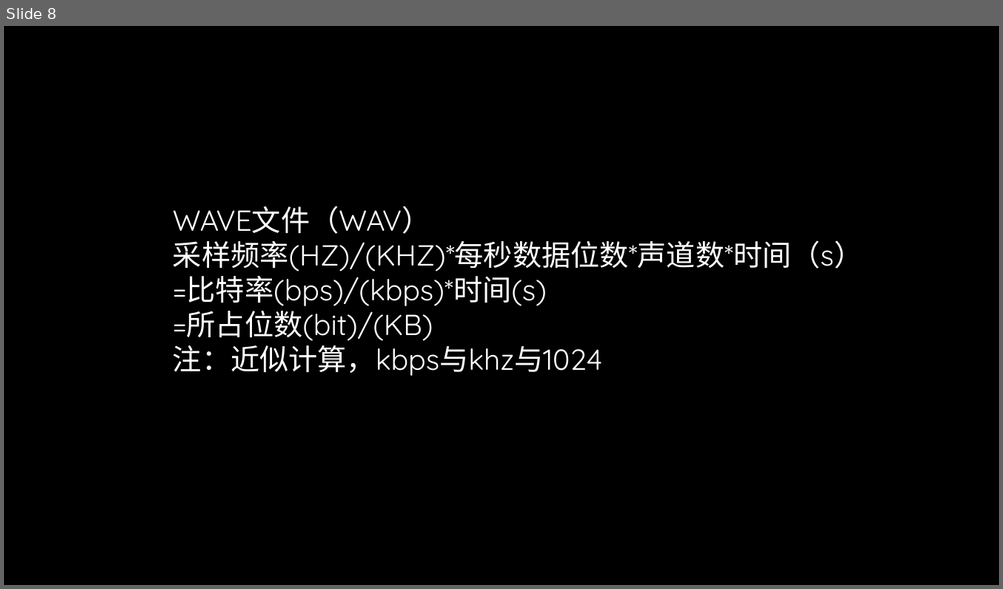
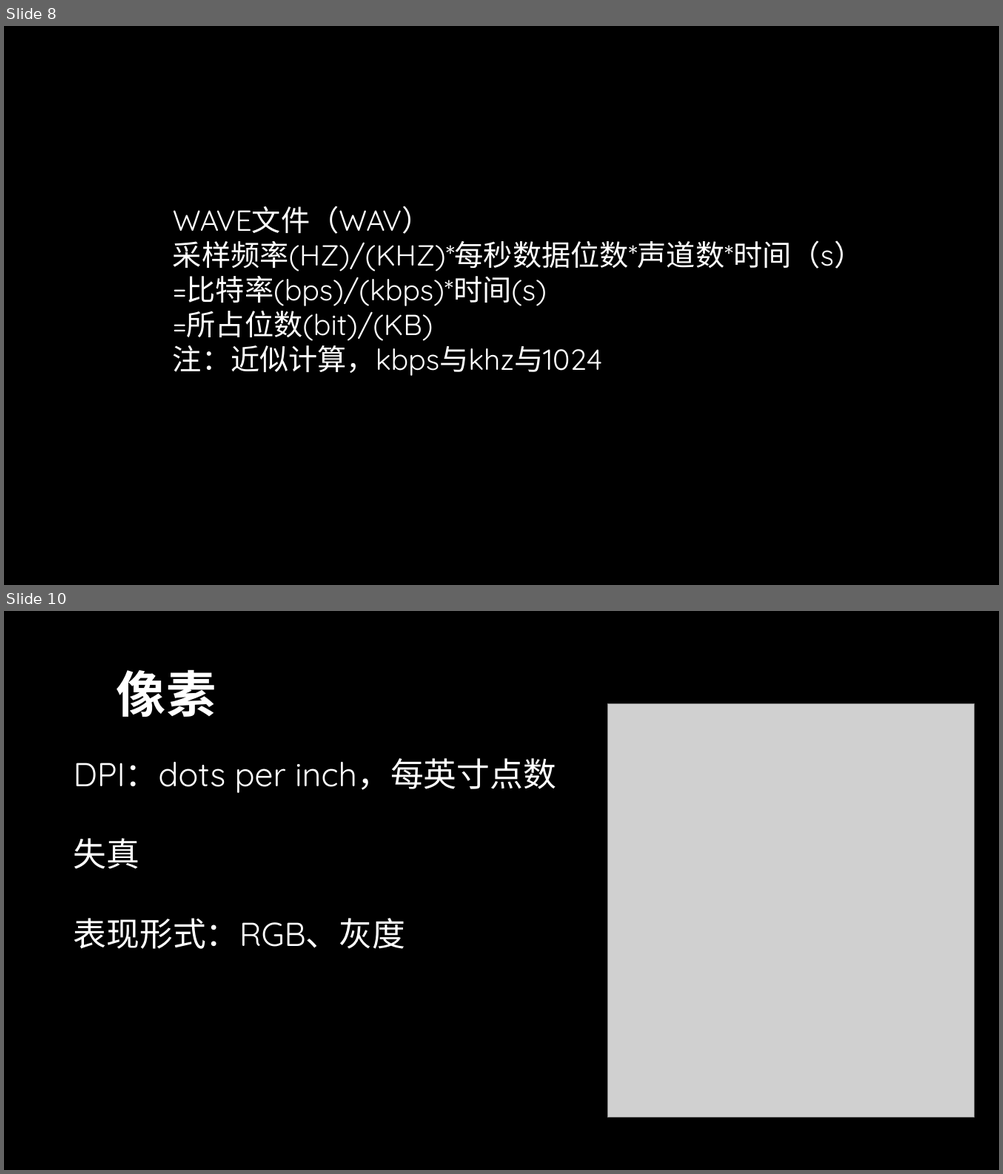
Before and after one commit to TomisTony/Techshare, a slide deck: 初探多媒体.pptx. Shown one above the other, each under a label of ours: slide 8 before the commit, slides 8 and 10 after it; the slides between them are not shown. The pictures are 1003x589 and 1003x1174 pixels, drawn with LibreOffice and Linux fonts; fonts in the diff are those of the drawing; grey boxes stand for pictures; background and template pictures are left out. Boxes give left, top, right and bottom in pixels: in the first picture for what was removed or moved away, otherwise in the second. Text is boxed around its words. In the diff, an @@ line names an element or a change of style, - is before the commit and + after.

```diff
--- a/初探多媒体.pptx
+++ b/初探多媒体.pptx
@@ slide 10 added at (x1=4, y1=611, x2=999, y2=1170), background picture (left out) @@
@@ text added at (x1=116, y1=669, x2=216, y2=717), 48 pt, text #FFFFFF, bold @@
+像素
@@ picture added at (x1=608, y1=703, x2=975, y2=1118) @@
@@ text added at (x1=74, y1=758, x2=556, y2=949), 32 pt, text #FFFFFF @@
+DPI：dots per inch，每英寸点数
+失真
+表现形式：RGB、灰度
```
Also in this commit, not shown: 2 slides changed, 11 other slides added, 1 slide removed, 12 other files.
